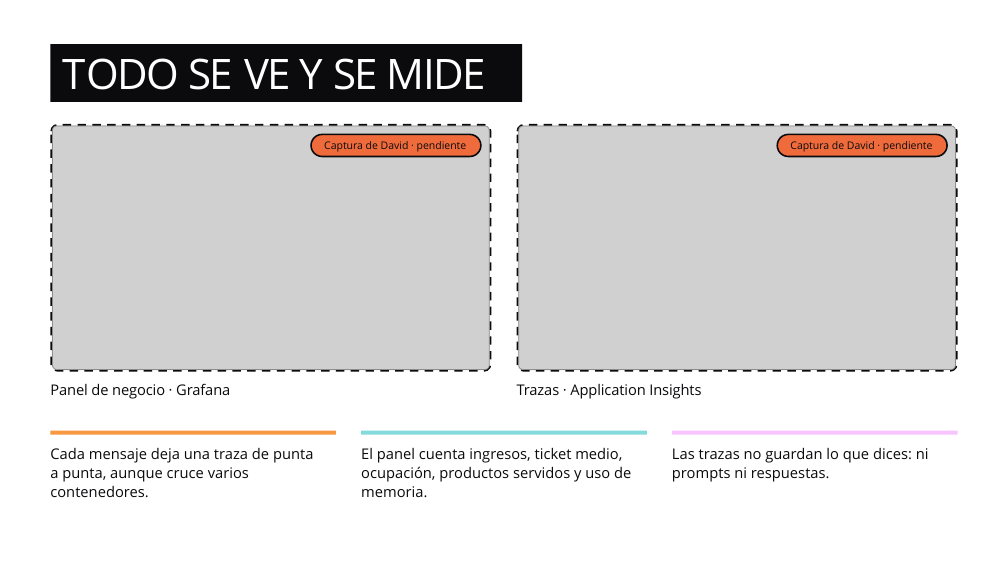
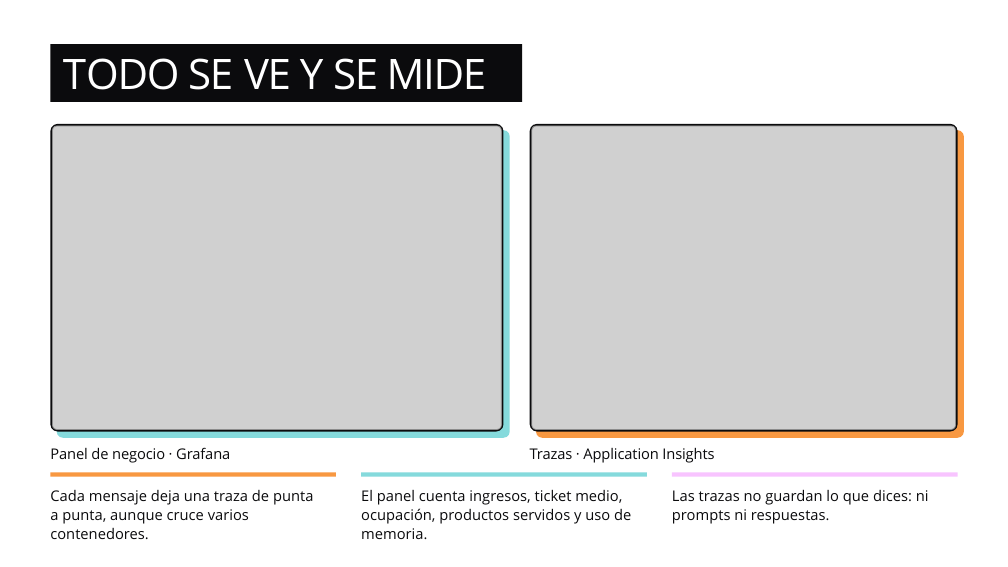
Before and after one commit to dsanchor/morcillaconf, a slide deck: slide 36 of docs/charla/no-es-magia.pptx. Drawn at 1008x567 pixels with LibreOffice and Linux fonts; fonts in the diff are those of the drawing; grey boxes stand for pictures. Boxes give left, top, right and bottom in pixels: in the first picture for what was removed or moved away, otherwise in the second. Text is boxed around its words. In the diff, an @@ line names an element or a change of style, - is before the commit and + after.

```diff
--- a/docs/charla/no-es-magia.pptx
+++ b/docs/charla/no-es-magia.pptx
@@ rounded rectangle added at box(51, 125, 503, 430), fill #FFFFFF, outline #0B0B0D 2 pt @@
@@ picture: place and size @@
-picture at box(52, 126, 489, 370)
+picture at box(52, 126, 501, 430)
@@ rounded rectangle: place and size @@
-rounded rectangle at box(51, 125, 491, 371)
+rounded rectangle at box(57, 130, 510, 438)
@@ rounded rectangle at box(57, 130, 510, 438): fill #F3F3F3 to #85DADC; outline #0B0B0D 2 pt dashed to none; proportions changed @@
@@ rounded rectangle removed at box(311, 135, 481, 157) @@
-Captura de David · pendiente
@@ rounded rectangle added at box(531, 125, 957, 430), fill #FFFFFF, outline #0B0B0D 2 pt @@
@@ picture: place and size @@
-picture at box(519, 126, 956, 370)
+picture at box(532, 126, 955, 430)
@@ rounded rectangle: place and size @@
-rounded rectangle at box(518, 125, 957, 371)
+rounded rectangle at box(536, 130, 964, 438)
@@ rounded rectangle at box(536, 130, 964, 438): fill #F3F3F3 to #F89841; outline #0B0B0D 2 pt dashed to none; proportions changed @@
@@ rounded rectangle removed at box(777, 135, 948, 157) @@
-Captura de David · pendiente
@@ text "Panel de negocio · Grafana": place and size @@
-text "Panel de negocio · Grafana" at box(50, 383, 230, 399)
+text "Panel de negocio · Grafana" at box(50, 447, 230, 463)
@@ text "Trazas · Application Insights": place and size @@
-text "Trazas · Application Insights" at box(517, 384, 701, 399)
+text "Trazas · Application Insights" at box(530, 448, 714, 463)
@@ 3 texts, 3 rectangles: place and size @@
-3 texts, 3 rectangles at box(50, 430, 958, 497)
+3 texts, 3 rectangles at box(50, 473, 958, 539)
```
Also in this commit, not shown: 1 other slide changed, 2 other files.
